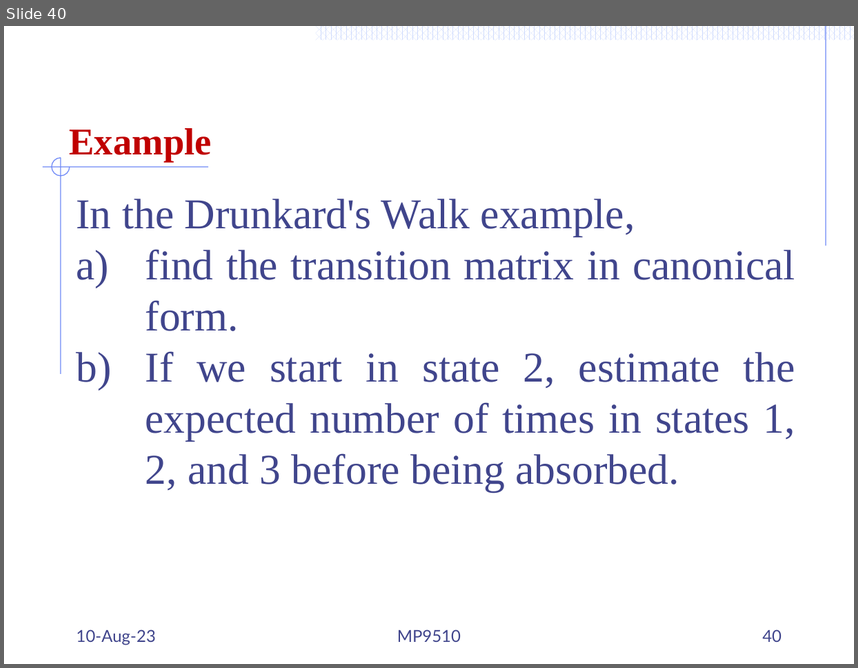
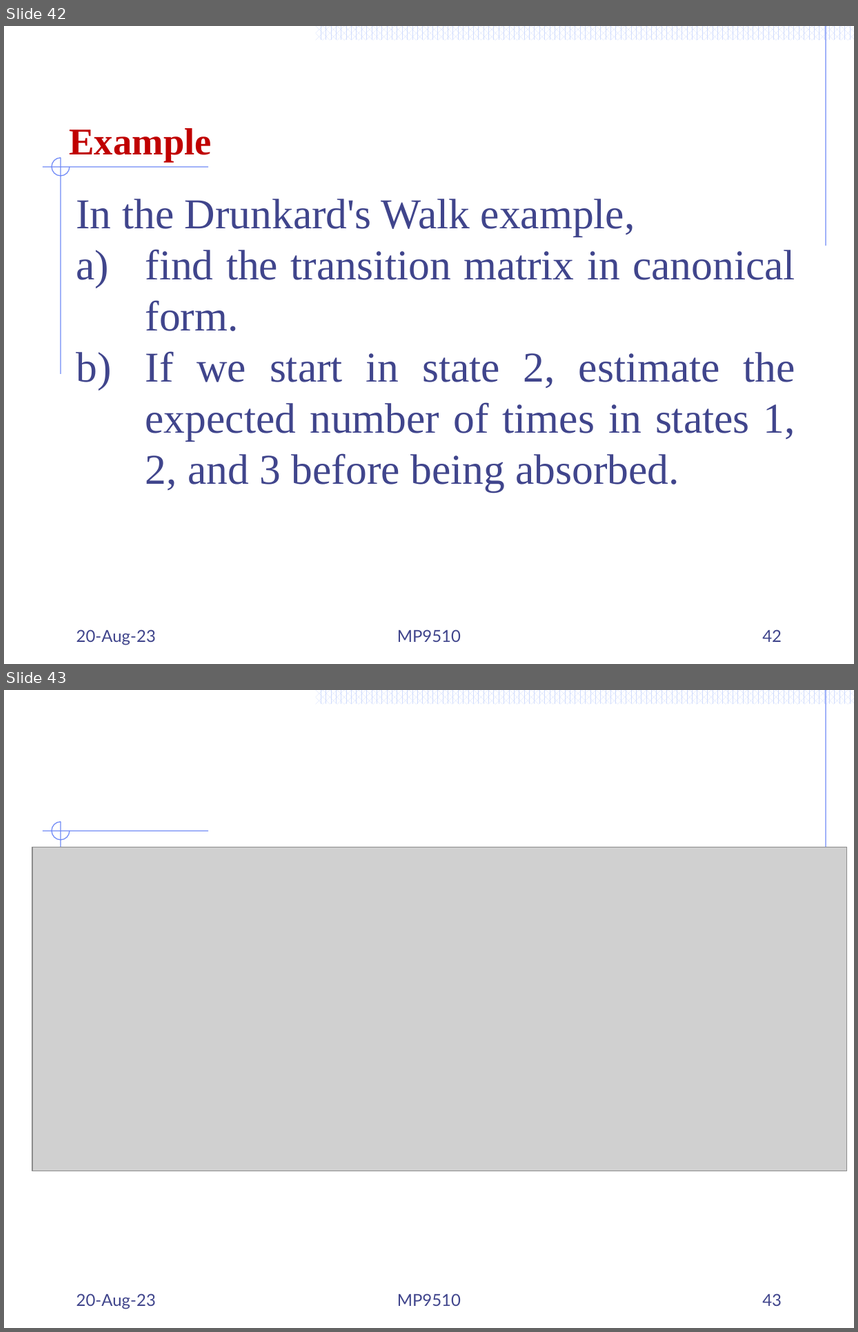
Before and after one commit to Mayooran1987/MC9510, a slide deck: Lect_3_Markov process.pptx. Shown one above the other, each under a label of ours: slide 40 before the commit, slides 42 and 43 after it. The pictures are 858x668 and 858x1332 pixels, drawn with LibreOffice and Linux fonts; fonts in the diff are those of the drawing; grey boxes stand for pictures. Boxes give left, top, right and bottom in pixels: in the first picture for what was removed or moved away, otherwise in the second. Text is boxed around its words. In the diff, an @@ line names an element or a change of style, - is before the commit and + after.

```diff
--- a/Lect_3_Markov process.pptx
+++ b/Lect_3_Markov process.pptx
@@ slide 43 added at (4,690,854,1328), background #FFFFFF; not listed: 56 template elements that a slide beside it also shows @@
@@ picture added at (32,847,846,1171) @@
@@ text added at (76,1293,156,1309), 14 pt, text #40458C @@
+20-Aug-23
@@ text added at (397,1293,461,1305), 14 pt, text #40458C @@
+MP9510
@@ page number added at (762,1293,782,1305), 14 pt, text #40458C @@
+43
@@ what was slide 40 is now slide 42 @@
@@ slide 42 changed as well @@
@@ text at (76,629,156,645): text changed @@
-10-Aug-23
+20-Aug-23
@@ page number at (762,629,782,641): text changed @@
-40
+42
```
Also in this commit, not shown: 25 other slides changed, 5 other slides added, 1 other file.
